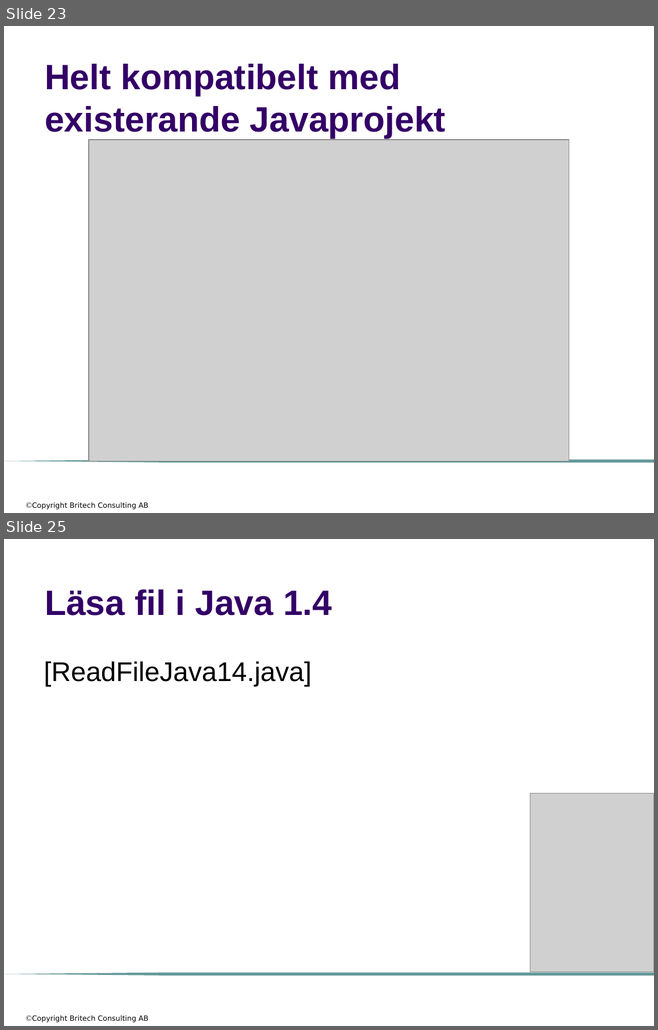
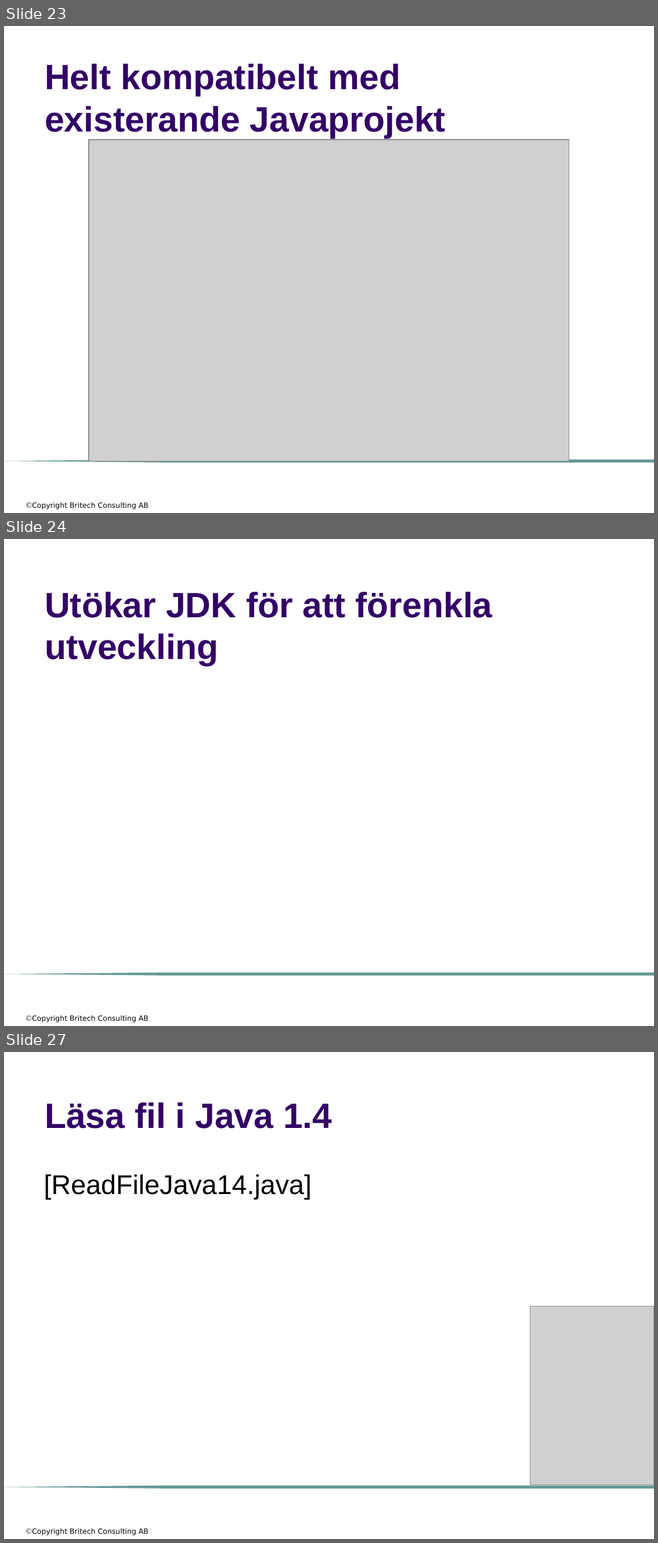
Before and after one commit to me97esn/groovyseminarium, a slide deck: groovyseminarie/dokument/groovyseminarium_source_w_logo.pptx. Shown one above the other, each under a label of ours: slides 23 and 25 before the commit, slides 23, 24 and 27 after it; the slides between them are not shown. The pictures are 658x1030 and 658x1543 pixels, drawn with LibreOffice and Linux fonts; fonts in the diff are those of the drawing; grey boxes stand for pictures; background and template pictures are left out. Boxes give left, top, right and bottom in pixels: in the first picture for what was removed or moved away, otherwise in the second. Text is boxed around its words. In the diff, an @@ line names an element or a change of style, - is before the commit and + after.

```diff
--- a/groovyseminarie/dokument/groovyseminarium_source_w_logo.pptx
+++ b/groovyseminarie/dokument/groovyseminarium_source_w_logo.pptx
@@ slide 24 added at (4, 539, 654, 1026), background #FFFFFF; not listed: 2 template elements that a slide beside it also shows @@
@@ title added at (45, 592, 492, 666), 39 pt, text #330066, bold @@
+Utökar JDK för att förenkla utveckling
@@ what was slide 25 is now slide 27 @@
```
Also in this commit, not shown: 5 slides changed, 3 other slides added, 6 other files.
